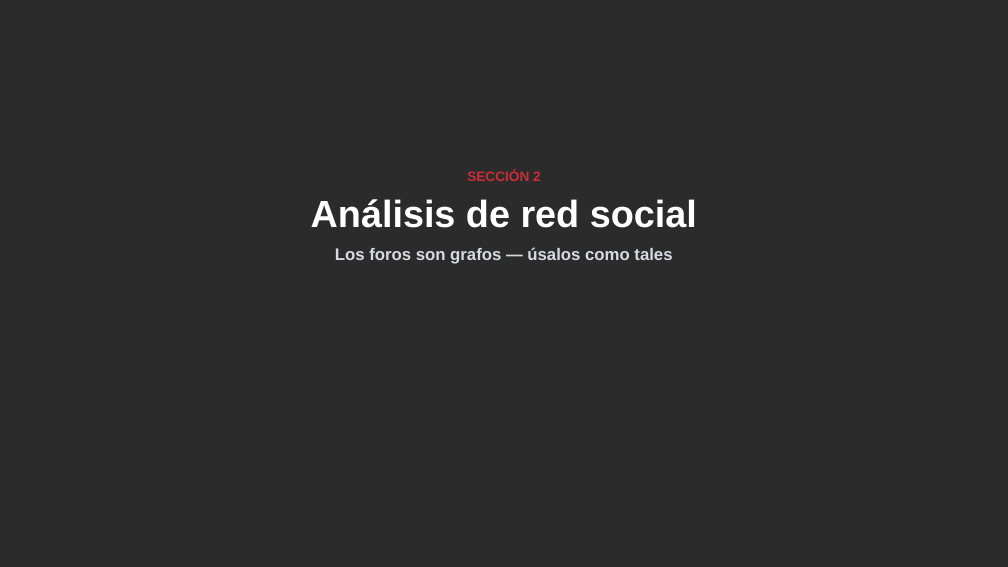
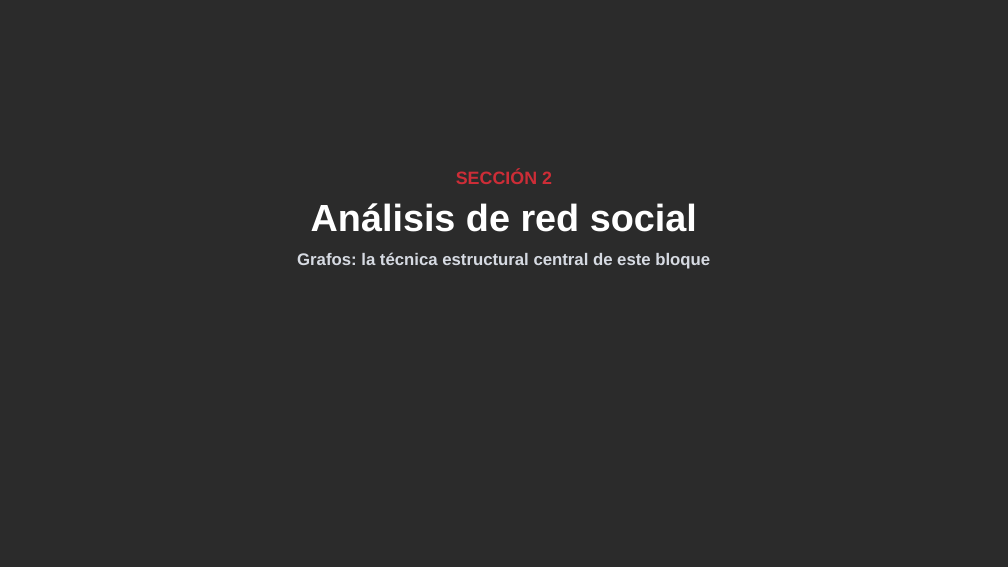
Before and after one commit to drj3ky11/FearOfTheDark, a slide deck: slide 5 of bloque1_bigdata/csbc26_b1_bigdata.pptx. Drawn at 1008x567 pixels with LibreOffice and Linux fonts; fonts in the diff are those of the drawing; background and template pictures are left out; a plain dark background stands for a picture behind light text. Boxes give left, top, right and bottom in pixels: in the first picture for what was removed or moved away, otherwise in the second. Text is boxed around its words. In the diff, an @@ line names an element or a change of style, - is before the commit and + after.

Commit message:
docs: bloque1 profundiza detección de comunidades Louvain, caso CardingForums referencia bloque1
Bloque1 (demo_bigdata.ipynb) añade sección de Louvain/modularidad con
comentarios didácticos línea a línea y regenera las diapositivas.
02_analisis_estructural.ipynb recorta las explicaciones ya cubiertas
en bloque1 y las sustituye por preguntas de análisis específicas del
mercado de CardingForums.

```diff
--- a/bloque1_bigdata/csbc26_b1_bigdata.pptx
+++ b/bloque1_bigdata/csbc26_b1_bigdata.pptx
@@ text at box(456, 171, 552, 184): size 13 to 17 pt in "SECCIÓN 2" @@
@@ text at box(297, 252, 710, 269): text changed @@
-Los foros son grafos — úsalos como tales
+Grafos: la técnica estructural central de este bloque
```
Also in this commit, not shown: 11 other slides changed, 2 other files.
